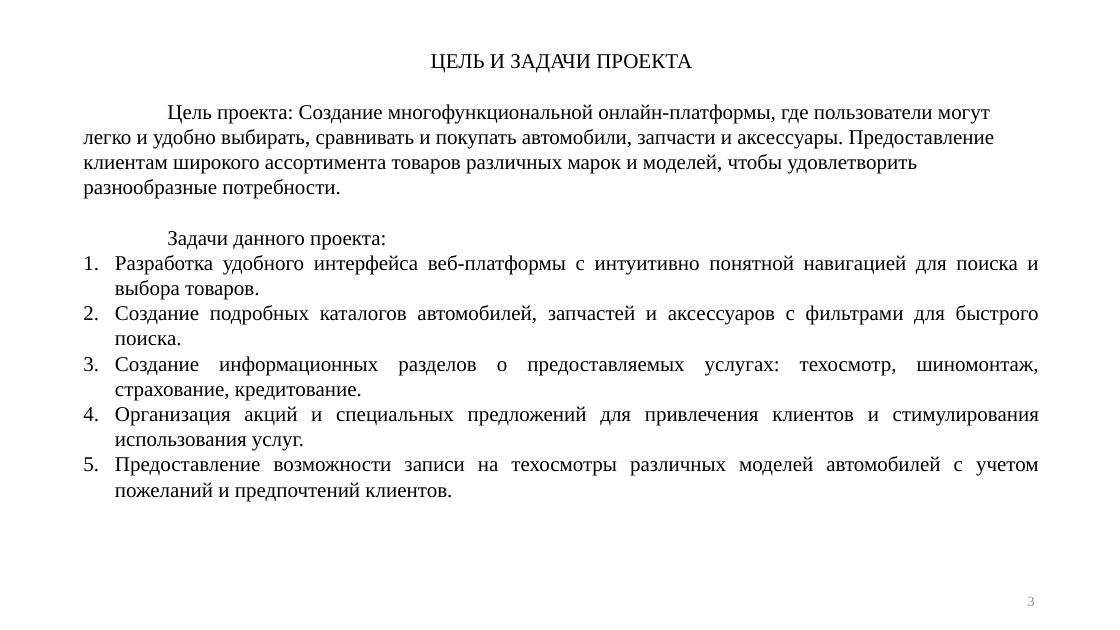
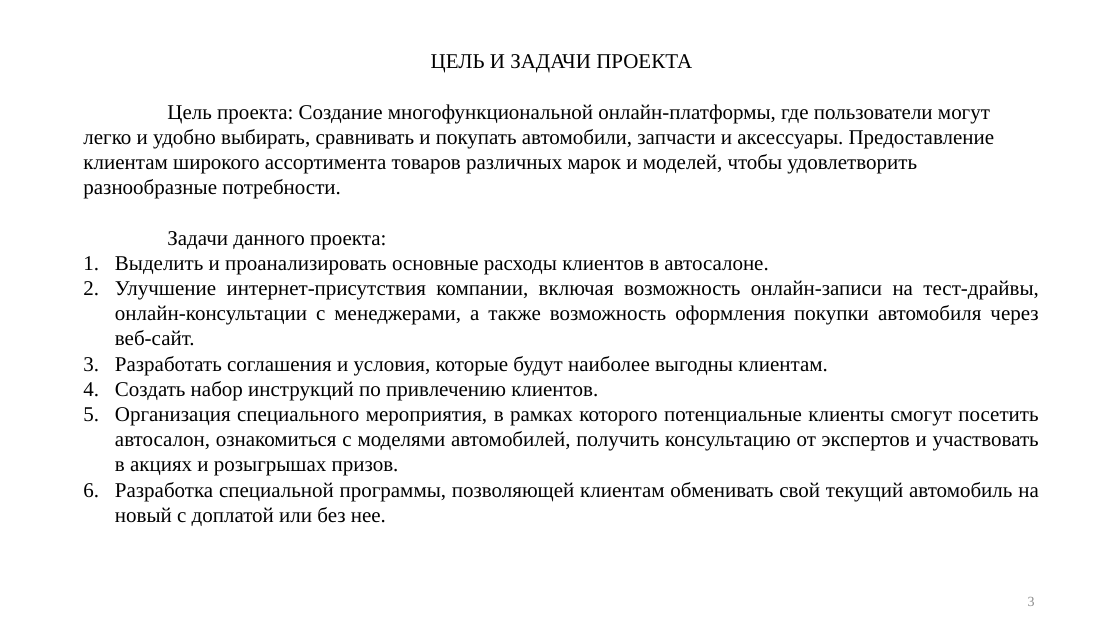
Before and after one commit to Red-student/Red_student, a slide deck: slide 3 of Модуль5_Серых.pptx. Drawn at 1120x630 pixels with LibreOffice and Linux fonts; fonts in the diff are those of the drawing. Boxes give left, top, right and bottom in pixels: in the first picture for what was removed or moved away, otherwise in the second. Text is boxed around its words. In the diff, an @@ line names an element or a change of style, - is before the commit and + after.

```diff
--- a/Модуль5_Серых.pptx
+++ b/Модуль5_Серых.pptx
@@ text at bbox=[115, 256, 1039, 526]: text changed @@
-1. Разработка удобного интерфейса веб-платформы с интуитивно понятной навигацией для поиска и выбора товаров.
-2. Создание подробных каталогов автомобилей, запчастей и аксессуаров с фильтрами для быстрого поиска.
-3. Создание информационных разделов о предоставляемых услугах: техосмотр, шиномонтаж, страхование, кредитование.
-4. Организация акций и специальных предложений для привлечения клиентов и стимулирования использования услуг.
-5. Предоставление возможности записи на техосмотры различных моделей автомобилей с учетом пожеланий и предпочтений клиентов.
+1. Выделить и проанализировать основные расходы клиентов в автосалоне.
+2. Улучшение интернет-присутствия компании, включая возможность онлайн-записи на тест-драйвы, онлайн-консультации с менеджерами, а также возможность оформления покупки автомобиля через веб-сайт.
+3. Разработать соглашения и условия, которые будут наиболее выгодны клиентам.
+4. Создать набор инструкций по привлечению клиентов.
+5. Организация специального мероприятия, в рамках которого потенциальные клиенты смогут посетить автосалон, ознакомиться с моделями автомобилей, получить консультацию от экспертов и участвовать в акциях и розыгрышах призов.
+6. Разработка специальной программы, позволяющей клиентам обменивать свой текущий автомобиль на новый с доплатой или без нее.
```
Also in this commit, not shown: 1 other file.
